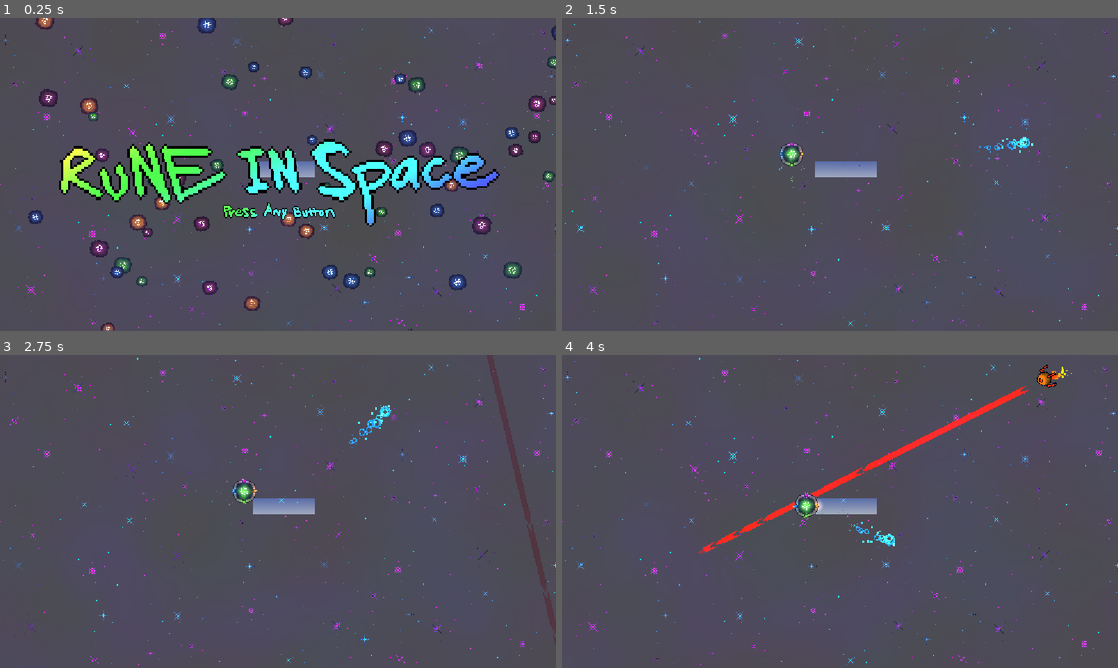
Above: before the commit, frames 1-4 (two rows, left to right).
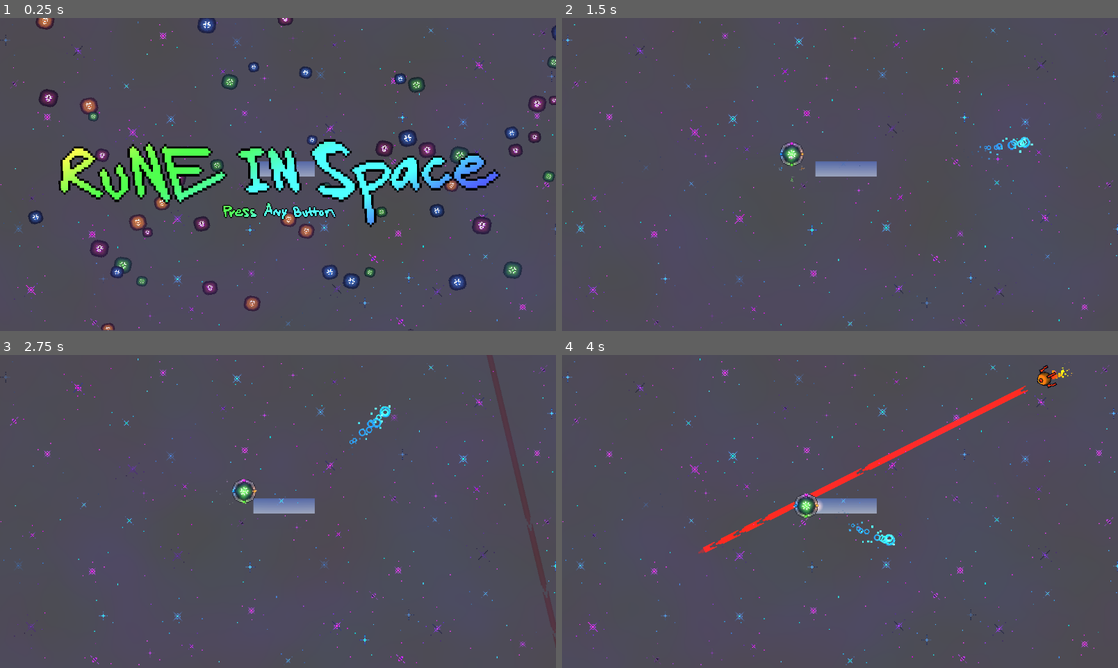
Above: after the commit, the same moments.

Repository: eee12342/New-Game
Game: Godot game, scene res://scenes/MainMenu.tscn
Same seed, same stepped clock (60 frames per second), same inputs: the game is played once before the commit and once after it.
Inputs (mouse positions are in pixels of both pictures, inside the frame that each line leads up to):
- Up to frame 1 (0.25 s): no input
- Up to frame 2 (1.5 s): move the mouse to (962, 158) at 0.52 s; tap A (colour1) at 0.6 s; click (962, 158) at 0.67 s; move the mouse to (728, 190) at 1.27 s; tap W (colour2) at 1.35 s; click (728, 190) at 1.42 s
- Up to frame 3 (2.75 s): move the mouse to (333, 442) at 2.02 s; tap D (colour3) at 2.1 s; click (333, 442) at 2.17 s
- Up to frame 4 (4 s): move the mouse to (812, 574) at 2.77 s; tap S (colour4) at 2.85 s; click (812, 574) at 2.92 s; move the mouse to (1006, 558) at 3.52 s; hold Shift (colour_change_mode) from 3.53 s (still down); click (1006, 558) at 3.67 s

The runs differ from the first frame. In frame 1, 3.3% of the frame differs, in the area x 0-100%, y 0-100%; in frame 2, 1.1%; in frame 3, 1.1%; in frame 4, 1.4%.

Commit message:
Selection_Art_Import

Diff:
--- a/project.godot
+++ b/project.godot
@@ -21,7 +21,8 @@
 
 [display]
 
-window/stretch/mode="canvas_items"
+window/size/mode=2
+window/stretch/mode="viewport"
 window/stretch/aspect="expand"
 
 [file_customization]
--- a/scenes/MainMenu.tscn
+++ b/scenes/MainMenu.tscn
@@ -118,12 +118,12 @@
 [node name="SmokeCloud" type="ColorRect" parent="CanvasLayer" unique_id=2090980123]
 material = SubResource("ShaderMaterial_bky6r")
 anchors_preset = -1
-anchor_left = 0.038194444
+anchor_left = -0.043402776
 anchor_right = -0.043402776
-offset_left = -44.0
-offset_top = -24.0
-offset_right = 1204.0
-offset_bottom = 665.0
+offset_left = 22.0
+offset_top = -23.0
+offset_right = 1270.0
+offset_bottom = 666.0
 metadata/_edit_use_anchors_ = true
 
 [node name="TitleCard" type="Sprite2D" parent="CanvasLayer" unique_id=1212365865]
--- a/scenes/main.tscn
+++ b/scenes/main.tscn
@@ -279,10 +279,12 @@
 
 [node name="SmokeCloud" type="ColorRect" parent="CanvasLayer" unique_id=242915025]
 material = SubResource("ShaderMaterial_sugp2")
-offset_left = -44.0
-offset_top = -24.0
-offset_right = 1204.0
-offset_bottom = 665.0
+anchors_preset = -1
+anchor_right = -0.0034722222
+offset_left = -32.0
+offset_top = -16.0
+offset_right = 1216.0
+offset_bottom = 673.0
 metadata/_edit_use_anchors_ = true
 
 [node name="WorldEnvironment" type="WorldEnvironment" parent="." unique_id=1742732268]
Binary file added: art/Icon Art/SelectionArt/BlueSelect_L.png
Not shown, added: art/Icon Art/SelectionArt/BlueSelect_L.png.import
Binary file added: art/Icon Art/SelectionArt/BlueSelect_S.png
Not shown, added: art/Icon Art/SelectionArt/BlueSelect_S.png.import
Binary file added: art/Icon Art/SelectionArt/GreenSelect_L.png
Not shown, added: art/Icon Art/SelectionArt/GreenSelect_L.png.import
Binary file added: art/Icon Art/SelectionArt/GreenSelect_S.png
Not shown, added: art/Icon Art/SelectionArt/GreenSelect_S.png.import
Binary file added: art/Icon Art/SelectionArt/OrangeSelect_L.png
Not shown, added: art/Icon Art/SelectionArt/OrangeSelect_L.png.import
Binary file added: art/Icon Art/SelectionArt/OrangeSelect_S.png
Not shown, added: art/Icon Art/SelectionArt/OrangeSelect_S.png.import
(and 4 more such lines)
